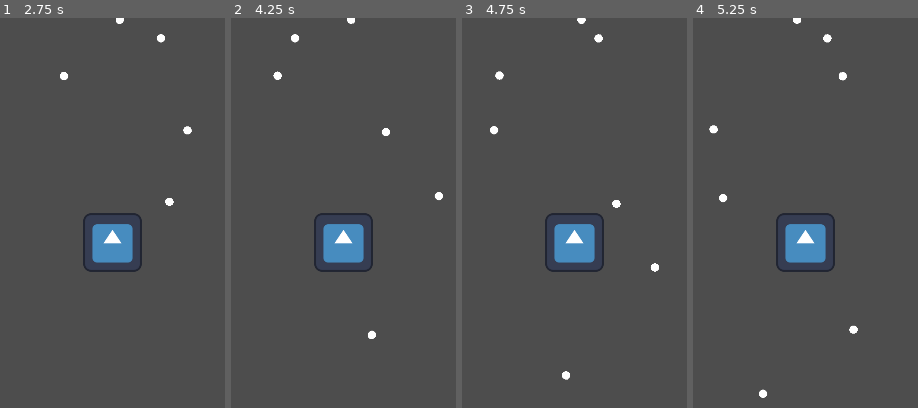
Above: before the commit, frames 1-4 (left to right).
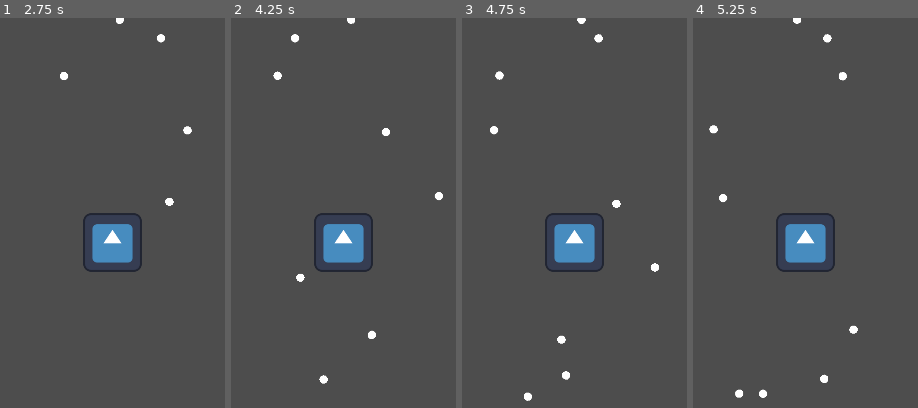
Above: after the commit, the same moments.

Repository: Ianvvtz/oink-capital-game
Game: Godot game, scene res://scenes/main.tscn
Same seed, same stepped clock (60 frames per second), same inputs: the game is played once before the commit and once after it. The engine's default icon, where the game draws it, is replaced by a stand-in: a white triangle on a blue panel in a dark square.
Inputs (mouse positions are in pixels of both pictures, inside the frame that each line leads up to):
- Up to frame 1 (2.75 s): tap Enter at 0.5 s; move the mouse to (outside the picture) at 0.52 s; click (outside the picture) at 0.6 s; tap Space at 1.25 s; move the mouse to (outside the picture) at 1.27 s; click (outside the picture) at 1.35 s; move the mouse to (193, 142) at 2.02 s; click (193, 142) at 2.1 s
- Up to frame 2 (4.25 s): move the mouse to (303, 333) at 2.77 s; click (303, 333) at 2.85 s; move the mouse to (outside the picture) at 3.52 s; click (outside the picture) at 3.6 s
- Up to frame 3 (4.75 s): move the mouse to (outside the picture) at 4.27 s; click (outside the picture) at 4.35 s
- Up to frame 4 (5.25 s): move the mouse to (846, 244) at 5.02 s; click (846, 244) at 5.1 s

Frame 1 is identical in both runs. In frame 2, 0.1% of the frame differs, in the area x 28-44%, y 65-94%; in frame 3, 0.1%, in the area x 27-47%, y 81-99%; in frame 4, 0.1%.

Commit message:
Added pig growing

Diff:
--- a/scenes/piggy.tscn
+++ b/scenes/piggy.tscn
@@ -10,7 +10,7 @@
 radius = 69.065186
 
 [sub_resource type="CircleShape2D" id="CircleShape2D_ow6q2"]
-radius = 115.62439
+radius = 100.0
 
 [node name="Piggy" type="StaticBody2D" unique_id=1282141553 groups=["pig"]]
 script = ExtResource("1_am0m5")
--- a/scripts/piggy.gd
+++ b/scripts/piggy.gd
@@ -1,11 +1,16 @@
 extends StaticBody2D
 
 
+@onready var pig_grab_area: Area2D = $PigGrabArea
+@onready var area_shape: CollisionShape2D = $PigGrabArea/CollisionShape2D
+
+var base_size = 100.0
 var pig_money_count: int = 0
 
 
 func add_money(amount) -> void:
 	pig_money_count += amount
+	area_shape.shape.radius += amount
 	print(pig_money_count)
 
 
